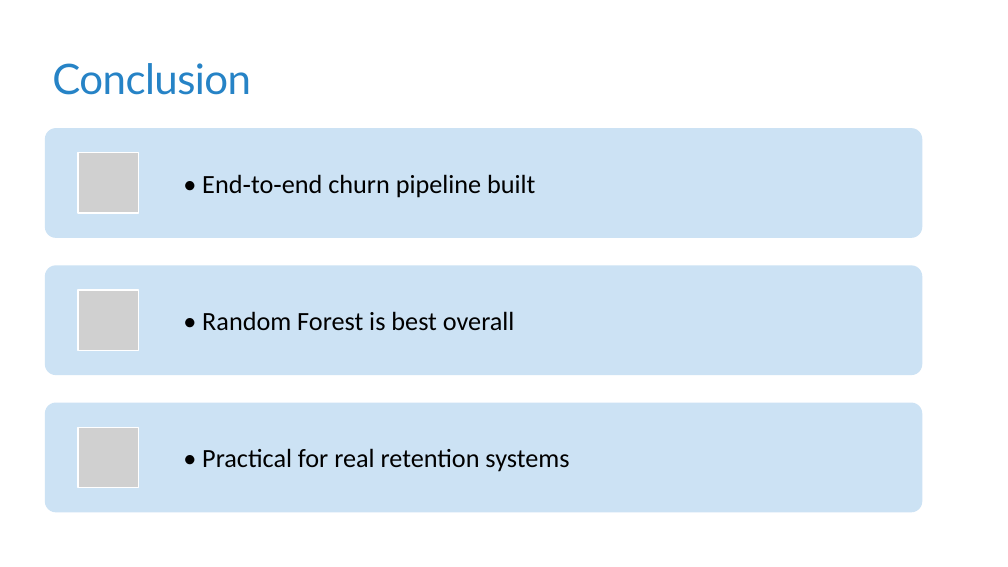
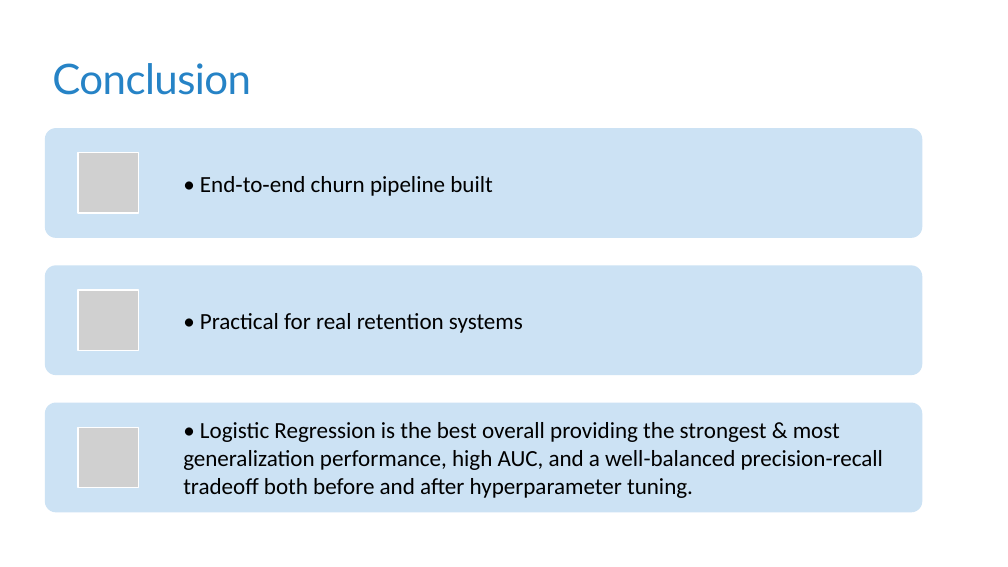
Before and after one commit to monikatyagiisc/customer-churn-prediction, a slide deck: slide 15 of reports/Customer_Churn_Prediction.pptx (slide 18 before the commit). Drawn at 1008x567 pixels with LibreOffice and Linux fonts; fonts in the diff are those of the drawing; grey boxes stand for pictures. Boxes give left, top, right and bottom in pixels: in the first picture for what was removed or moved away, otherwise in the second. Text is boxed around its words. In the diff, an @@ line names an element or a change of style, - is before the commit and + after.

Commit message:
Update Customer Churn Prediction presentation with revised content and visuals

```diff
--- a/reports/Customer_Churn_Prediction.pptx
+++ b/reports/Customer_Churn_Prediction.pptx
@@ text "• End‑to‑end churn pipeline built" at (200,176,492,196): size 25 to 22 pt; less space between paragraphs @@
@@ text "• Practical for real retention ..." at (200,313,523,333): size 25 to 22 pt; less space between paragraphs @@
@@ text "• Practical for real retention ...": place and size @@
-text "• Practical for real retention ..." at (202,448,569,472)
+text "• Practical for real retention ..." at (200,313,523,333)
@@ text removed at (202,311,515,331) @@
-• Random Forest is best overall
@@ text added at (183,422,883,498), 22 pt, text #000000 @@
+• Logistic Regression is the best overall providing the strongest & most generalization performance, high AUC, and a well-balanced precision-recall tradeoff both before and after hyperparameter tuning.
```
Also in this commit, not shown: 7 other slides changed, 2 slides added, 5 slides removed.
